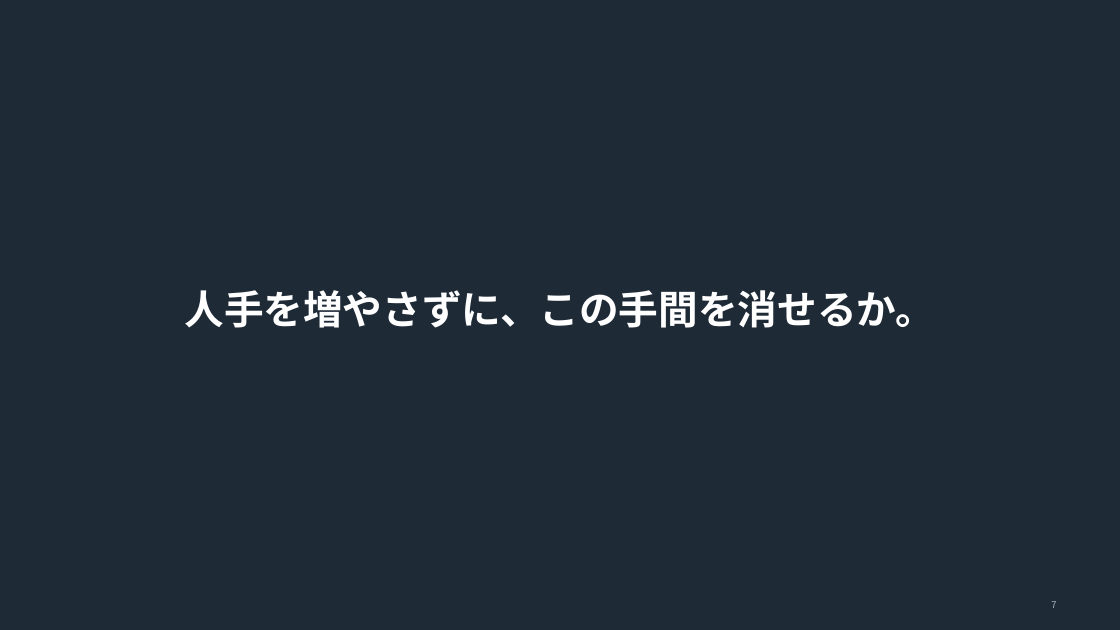
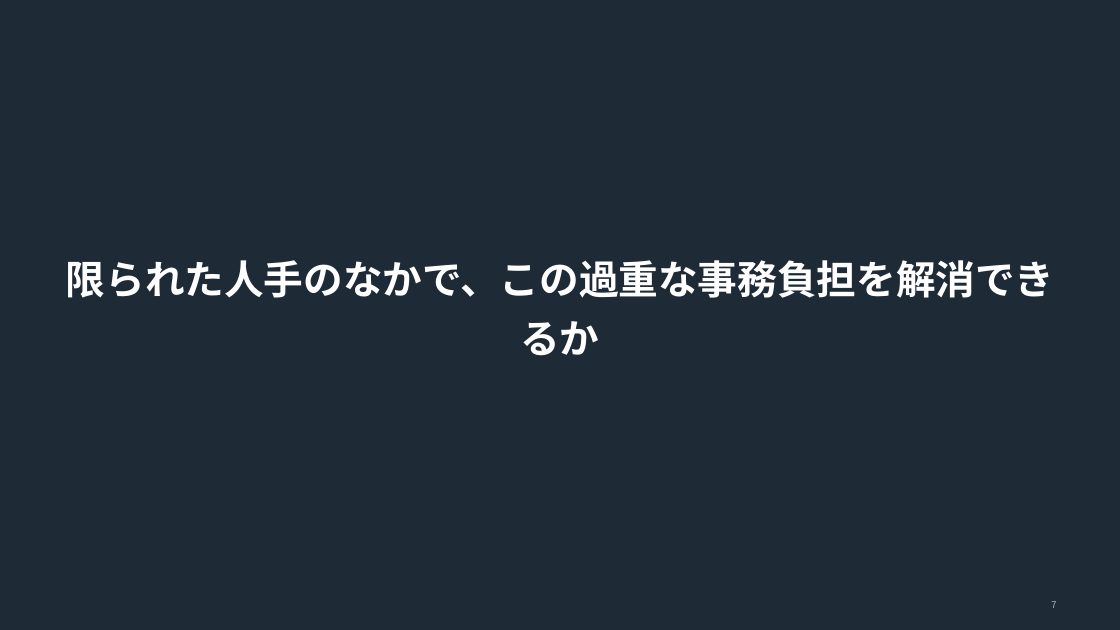
Before and after one commit to tsurutontan634/VORN, a slide deck: slide 7 of docs/deck3/nekonote_VORN2026.pptx. Drawn at 1120x630 pixels with LibreOffice and Linux fonts; fonts in the diff are those of the drawing. Boxes give left, top, right and bottom in pixels: in the first picture for what was removed or moved away, otherwise in the second. Text is boxed around its words. In the diff, an @@ line names an element or a change of style, - is before the commit and + after.

```diff
--- a/docs/deck3/nekonote_VORN2026.pptx
+++ b/docs/deck3/nekonote_VORN2026.pptx
@@ text at [66, 260, 1055, 356]: text changed @@
-人手を増やさずに、この手間を消せるか。
+限られた人手のなかで、この過重な事務負担を解消できるか
```
Also in this commit, not shown: 17 other slides changed, 5 other files.
